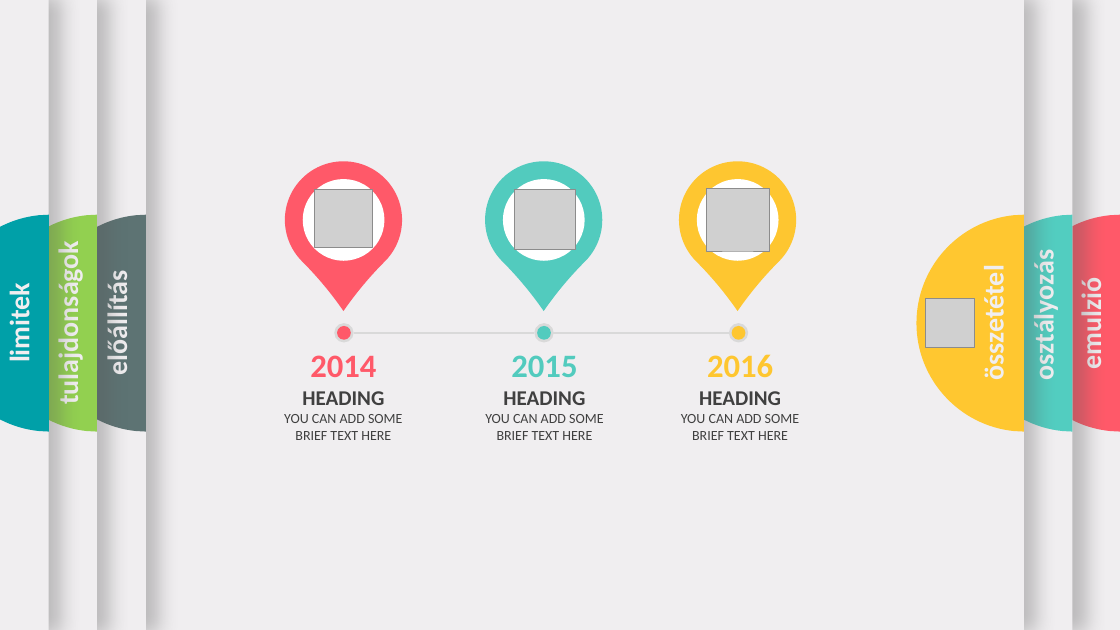
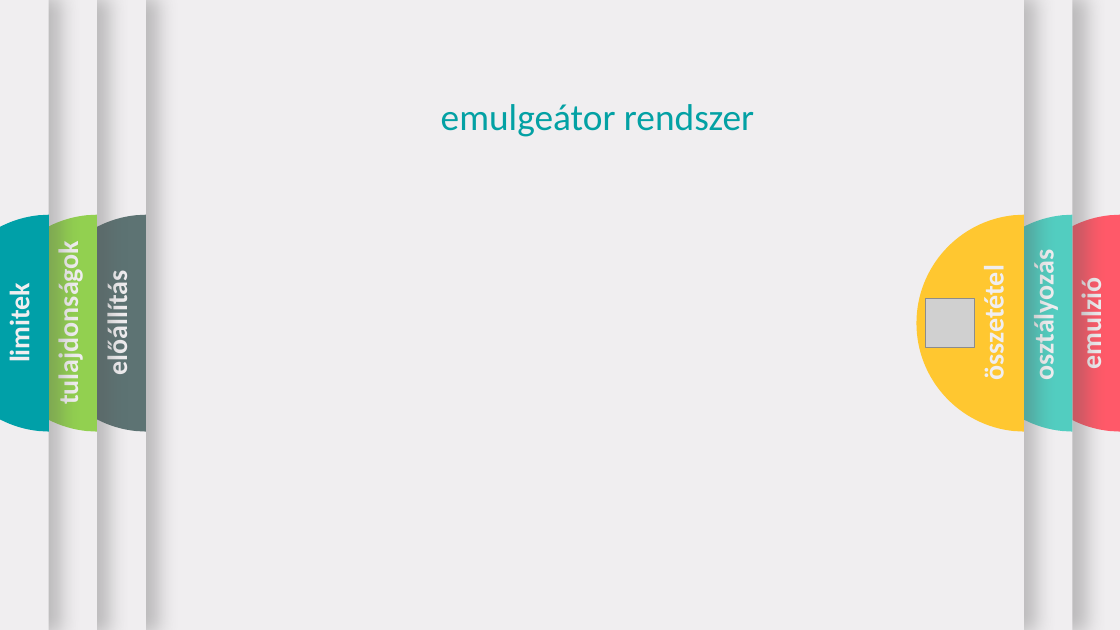
Before and after one commit to LilianaBohus/chemistry-presenations, a slide deck: slide 5 of emulsion-concentrates-short.pptx (slide 4 before the commit). Drawn at 1120x630 pixels with LibreOffice and Linux fonts; fonts in the diff are those of the drawing; grey boxes stand for pictures; background and template pictures are left out. Boxes give left, top, right and bottom in pixels: in the first picture for what was removed or moved away, otherwise in the second. Text is boxed around its words. In the diff, an @@ line names an element or a change of style, - is before the commit and + after.

```diff
--- a/emulsion-concentrates-short.pptx
+++ b/emulsion-concentrates-short.pptx
@@ text added at bbox=[441, 104, 754, 137], 32 pt, text #03A1A4 @@
+emulgeátor rendszer
@@ teardrop removed at bbox=[260, 137, 427, 303] @@
@@ teardrop removed at bbox=[460, 137, 627, 303] @@
@@ teardrop removed at bbox=[655, 137, 821, 303] @@
@@ ellipse removed at bbox=[302, 179, 384, 260] @@
@@ ellipse removed at bbox=[503, 179, 585, 260] @@
@@ ellipse removed at bbox=[697, 179, 779, 260] @@
@@ picture removed at bbox=[315, 190, 373, 248] @@
@@ picture removed at bbox=[515, 189, 576, 250] @@
@@ picture removed at bbox=[707, 188, 770, 251] @@
@@ ellipse removed at bbox=[334, 323, 354, 343] @@
@@ ellipse removed at bbox=[337, 326, 350, 339] @@
@@ ellipse removed at bbox=[534, 323, 554, 343] @@
@@ ellipse removed at bbox=[537, 326, 550, 339] @@
@@ ellipse removed at bbox=[729, 323, 749, 343] @@
@@ ellipse removed at bbox=[732, 326, 745, 339] @@
@@ text removed at bbox=[310, 355, 376, 377] @@
-2014
@@ line removed from (354, 333) to (534, 333) @@
@@ text removed at bbox=[511, 355, 577, 377] @@
-2015
@@ line removed from (551, 333) to (732, 333) @@
@@ text removed at bbox=[707, 354, 773, 377] @@
-2016
@@ text removed at bbox=[284, 414, 402, 440] @@
-YOU CAN ADD SOME BRIEF TEXT HERE
@@ text removed at bbox=[302, 391, 384, 405] @@
-HEADING
@@ text removed at bbox=[485, 414, 603, 440] @@
-YOU CAN ADD SOME BRIEF TEXT HERE
@@ text removed at bbox=[503, 391, 585, 405] @@
-HEADING
@@ text removed at bbox=[681, 414, 799, 440] @@
-YOU CAN ADD SOME BRIEF TEXT HERE
@@ text removed at bbox=[699, 391, 781, 405] @@
-HEADING
```
Also in this commit, not shown: 1 other slide changed, 2 slides added, 1 slide removed.
